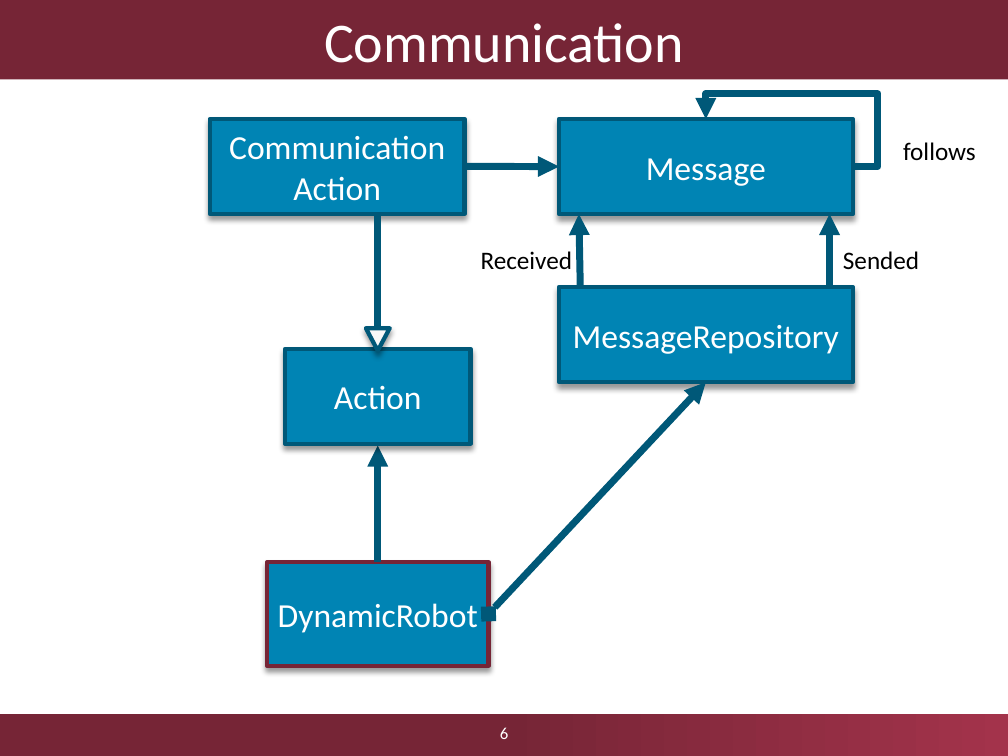
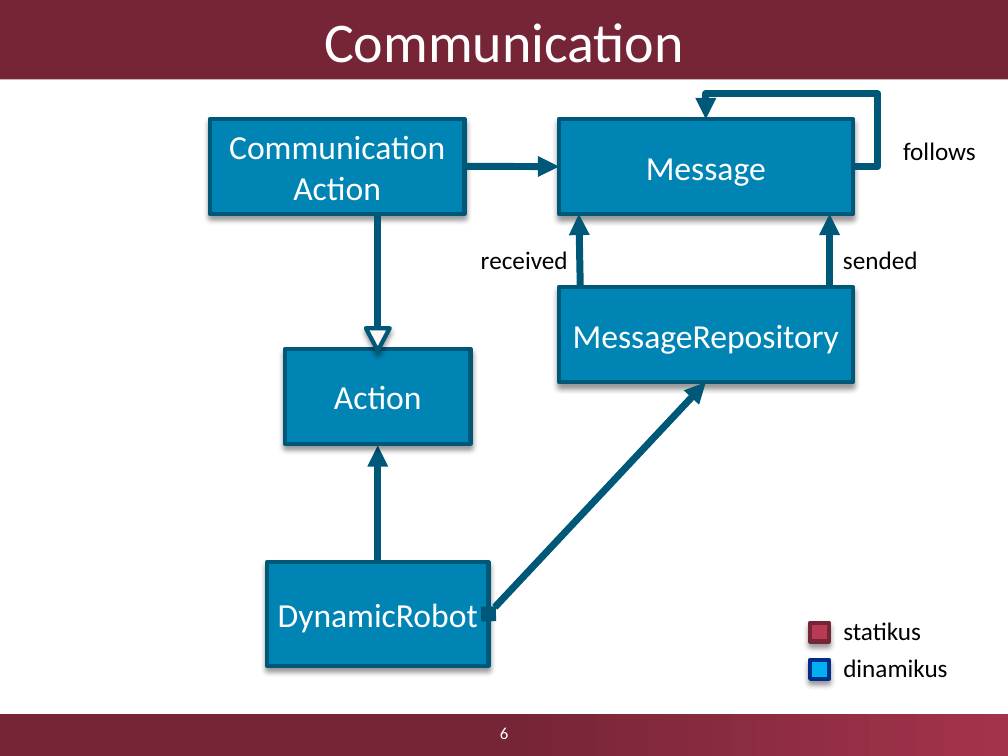
Before and after one commit to FTSRG-MDSD/MDSD-2016-ztz, a slide deck: slide 6 of doc/prezi/ztz-presentation.pptx. Drawn at 1008x756 pixels with LibreOffice and Linux fonts; fonts in the diff are those of the drawing; background and template pictures are left out. Boxes give left, top, right and bottom in pixels: in the first picture for what was removed or moved away, otherwise in the second. Text is boxed around its words. In the diff, an @@ line names an element or a change of style, - is before the commit and + after.

Commit message:
Presentation v0.6 - Legend for colors - Temp slide removed - Constraint and statistics slides added

```diff
--- a/doc/prezi/ztz-presentation.pptx
+++ b/doc/prezi/ztz-presentation.pptx
@@ text at (481, 251, 568, 269): text changed @@
-Received
+received
@@ text at (843, 251, 918, 270): text changed @@
-Sended
+sended
@@ rectangle "DynamicRobot" at (267, 562, 489, 666): outline #762536 3 pt to #005878 3 pt @@
@@ rectangle added at (810, 623, 830, 642), fill #B83A55, outline #762536 3 pt @@
@@ text added at (843, 622, 921, 641), 18 pt, text #000000 @@
+statikus
@@ text added at (843, 659, 947, 678), 18 pt, text #000000 @@
+dinamikus
@@ rectangle added at (810, 660, 830, 679), fill #00B0F0, outline #002E89 3 pt @@
```
Also in this commit, not shown: 4 other slides changed, 3 slides added, 2 slides removed.
